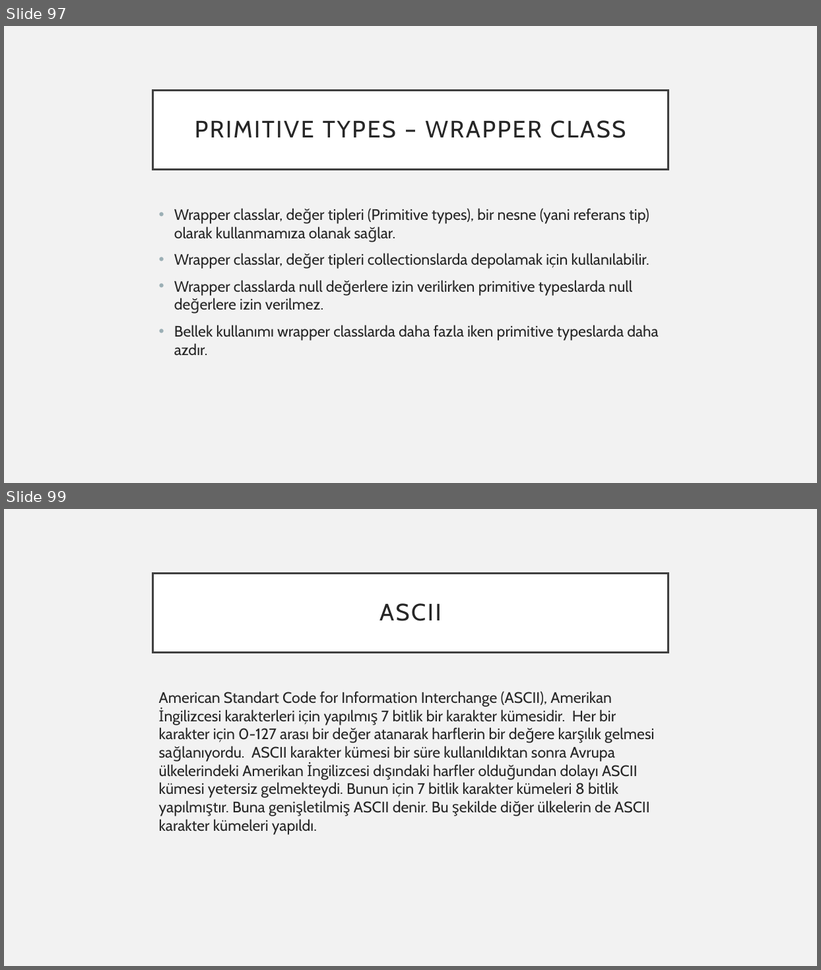
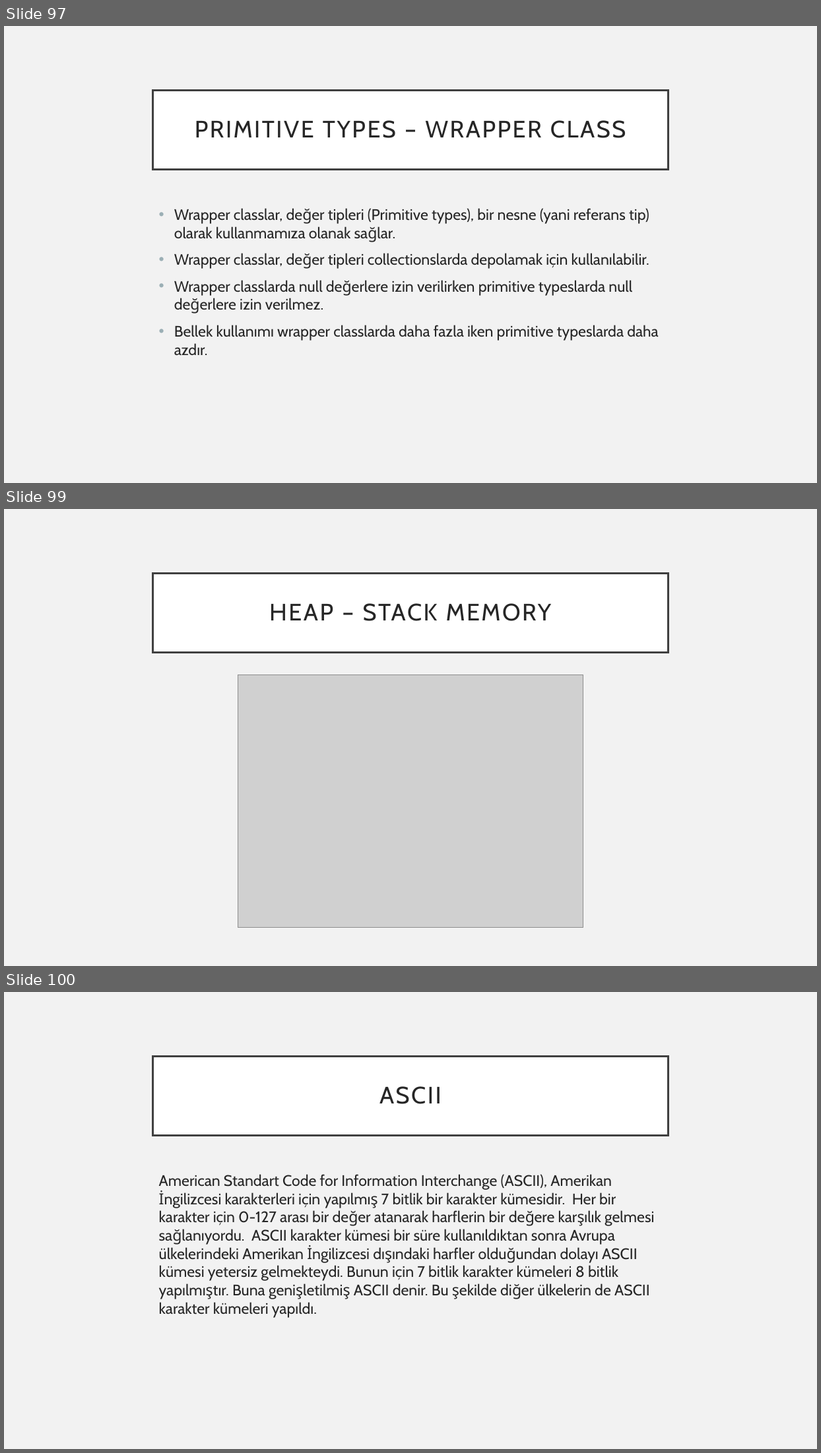
Before and after one commit to 207-Atmosware-Java-Bootcamp/5_hafta_sali_carsamba_odevi-ardakozann, a slide deck: Turkcell_bootcamp_ArdaKozan.pptx. Shown one above the other, each under a label of ours: slides 97 and 99 before the commit, slides 97, 99 and 100 after it; the slides between them are not shown. The pictures are 821x970 and 821x1453 pixels, drawn with LibreOffice and Linux fonts; fonts in the diff are those of the drawing; grey boxes stand for pictures. Boxes give left, top, right and bottom in pixels: in the first picture for what was removed or moved away, otherwise in the second. Text is boxed around its words. In the diff, an @@ line names an element or a change of style, - is before the commit and + after.

```diff
--- a/Turkcell_bootcamp_ArdaKozan.pptx
+++ b/Turkcell_bootcamp_ArdaKozan.pptx
@@ slide 99 added at (4,509,817,966), background #F2F2F2 @@
@@ title added at (153,573,668,652), fill #FFFFFF, outline #404040 2.5 pt, 28 pt, text #262626 @@
+HEAP – STACK MEMORY
@@ picture added at (238,675,583,928) @@
@@ what was slide 99 is now slide 100 @@
```
Also in this commit, not shown: 2 slides changed, 3 other slides added, 2 other files.
